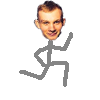
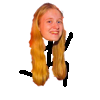
Before/after of a 100x100 layered artwork. What changed in the layer stack:
added group "daisy" with 3 layers above "og" over bbox(19, 2, 73, 87)
added layer "2" (1st of 3, in "daisy") in group "daisy" over bbox(19, 2, 73, 87)
removed layer "Layer 2" from group "mark" over bbox(33, 0, 67, 41)
hid "2" (3rd of 3, in "mark"), opacity 48% → 100%, painted on it over bbox(19, 2, 73, 87)
